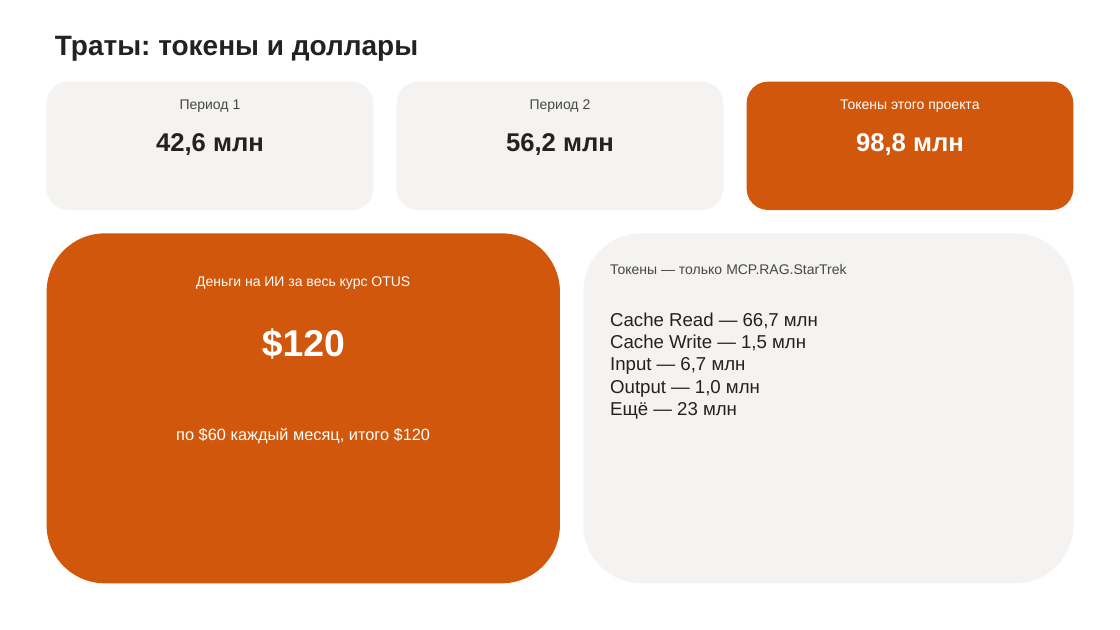
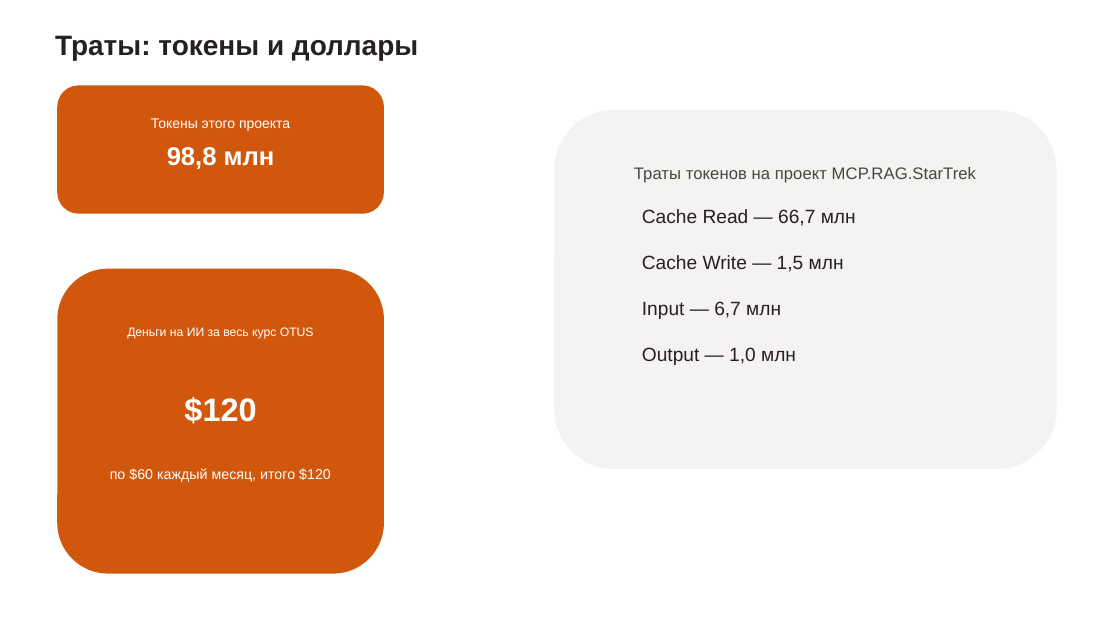
Before and after one commit to luna-pulse/MCP.RAG.StarTrek, a slide deck: slide 13 of Презентация_ВасильеваОВ.pptx (slide 7 before the commit). Drawn at 1120x630 pixels with LibreOffice and Linux fonts; fonts in the diff are those of the drawing. Boxes give left, top, right and bottom in pixels: in the first picture for what was removed or moved away, otherwise in the second. Text is boxed around its words. In the diff, an @@ line names an element or a change of style, - is before the commit and + after.

```diff
--- a/Презентация_ВасильеваОВ.pptx
+++ b/Презентация_ВасильеваОВ.pptx
@@ rounded rectangle: place and size @@
-rounded rectangle at [47, 82, 374, 210]
+rounded rectangle at [57, 86, 384, 214]
@@ rounded rectangle at [57, 86, 384, 214]: fill #F4F3F1 to #D0570B; proportions changed @@
@@ rounded rectangle removed at [397, 82, 723, 210] @@
@@ rounded rectangle removed at [747, 82, 1074, 210] @@
@@ text "Токены этого проекта": place and size @@
-text "Токены этого проекта" at [840, 99, 979, 112]
+text "Токены этого проекта" at [151, 118, 290, 131]
@@ text removed at [180, 99, 241, 112] @@
-Период 1
@@ text removed at [530, 99, 591, 112] @@
-Период 2
@@ rounded rectangle: place and size @@
-rounded rectangle at [583, 234, 1073, 584]
+rounded rectangle at [555, 110, 1057, 469]
@@ rounded rectangle at [555, 110, 1057, 469]: proportions changed @@
@@ text "98,8 млн": place and size @@
-text "98,8 млн" at [856, 133, 964, 155]
+text "98,8 млн" at [167, 147, 275, 169]
@@ text removed at [156, 133, 264, 155] @@
-42,6 млн
@@ text removed at [506, 133, 614, 155] @@
-56,2 млн
@@ text at [634, 167, 976, 183]: text changed; size 12 to 14.3 pt @@
-Токены — только MCP.RAG.StarTrek
+Траты токенов на проект MCP.RAG.StarTrek
@@ text "Cache Read — 66,7 млн": place and size @@
-text "Cache Read — 66,7 млн" at [610, 312, 818, 419]
+text "Cache Read — 66,7 млн" at [642, 209, 856, 365]
@@ text "Cache Read — 66,7 млн" at [642, 209, 856, 365]: size 16 to 16.4 pt @@
@@ rounded rectangle at [57, 269, 384, 574]: proportions changed @@
@@ rounded rectangle: place and size @@
-rounded rectangle at [47, 234, 560, 584]
+rounded rectangle at [57, 269, 384, 574]
@@ text "Деньги на ИИ за весь ...": place and size @@
-text "Деньги на ИИ за весь ..." at [196, 276, 410, 289]
+text "Деньги на ИИ за весь ..." at [127, 327, 314, 339]
@@ text "Деньги на ИИ за весь ..." at [127, 327, 314, 339]: size 12 to 10.4 pt @@
@@ text "$120": place and size @@
-text "$120" at [262, 328, 345, 359]
+text "$120" at [184, 397, 256, 424]
@@ text "$120" at [184, 397, 256, 424]: size 32 to 27.9 pt @@
@@ text at [610, 402, 737, 419]: paragraph removed @@
-Ещё — 23 млн
@@ text "по $60 каждый месяц, итого ...": place and size @@
-text "по $60 каждый месяц, итого ..." at [176, 428, 430, 444]
+text "по $60 каждый месяц, итого ..." at [110, 468, 331, 482]
@@ text "по $60 каждый месяц, итого ..." at [110, 468, 331, 482]: size 14 to 12.2 pt @@
```
Also in this commit, not shown: 9 other slides changed, 4 slides added, 4 slides removed.
